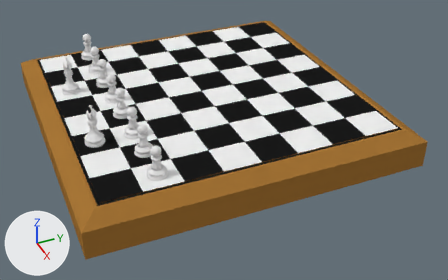
What one commit did to the Blender file module3/chess_scene.blend.
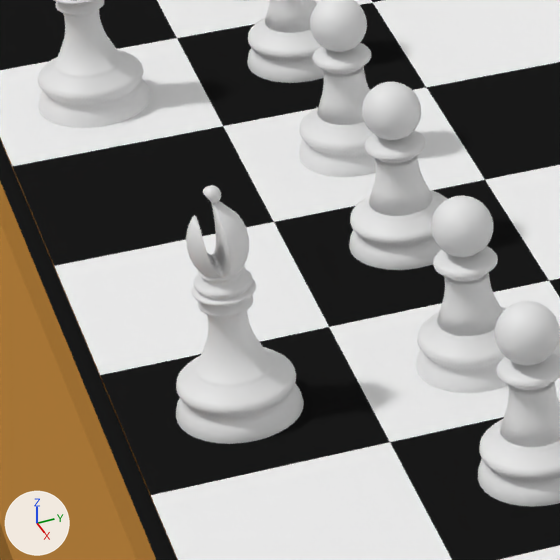
Each version appears first whole from a camera (50 mm lens) standing at (15.07, -5.77, 8.59) and looking at (0.99, 0.29, -1.2), and next in a close-up on the part from 12% to 33% of the width and 27% to 60% of the height. The axes (+X, +Y, +Z) are drawn at lower left. The lights are the same throughout.

Names of what the first close-up shows: 'base', 'bishop', 'bishop.001', 'board', 'pawn.001', 'pawn.002', 'pawn.003', 'pawn.004', 'pawn.005'.
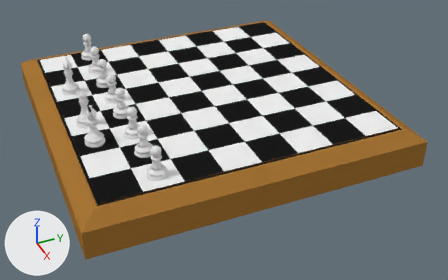
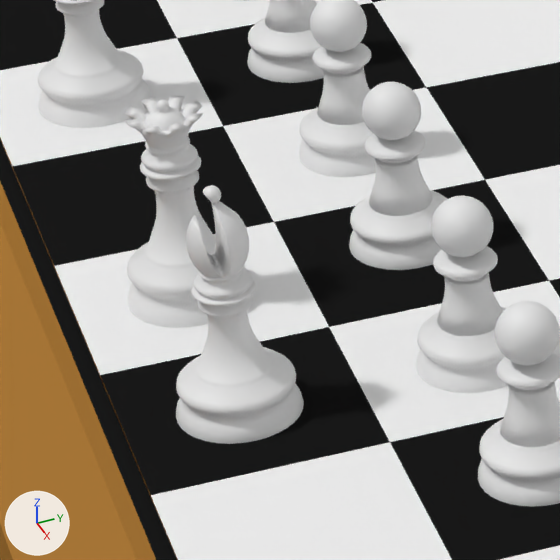
Scene script edits in JSON lines:
```json
{"op": "add", "block": "me_cylinder_010", "code": ["me_cylinder_010 = bpy.data.meshes.new('Cylinder.010')", "me_cylinder_010.from_pydata(...)  # 1848 vertices, 1778 faces, 30 loose edges; spans x -0.266..0.266, y -0.266..0.266, z -0.764..0.107", "me_cylinder_010.polygons.foreach_set('use_smooth', [True] * 1778)"]}
{"op": "add", "block": "ob_bishop_002", "code": ["ob_bishop_002 = bpy.data.objects.new('bishop.002', me_cylinder_010)", "ob_bishop_002.location = (0.501, -3.505, 0.861)", "ob_bishop_002.scale = (1.0, 1.0, 1.13)"]}
```

Changed parts and their boxes [x1, y1, x2, y2] in the close-ups (560 x 560 px):
```json
{"object": "bishop.002", "change": "added", "after": [124, 95, 216, 328]}
```
